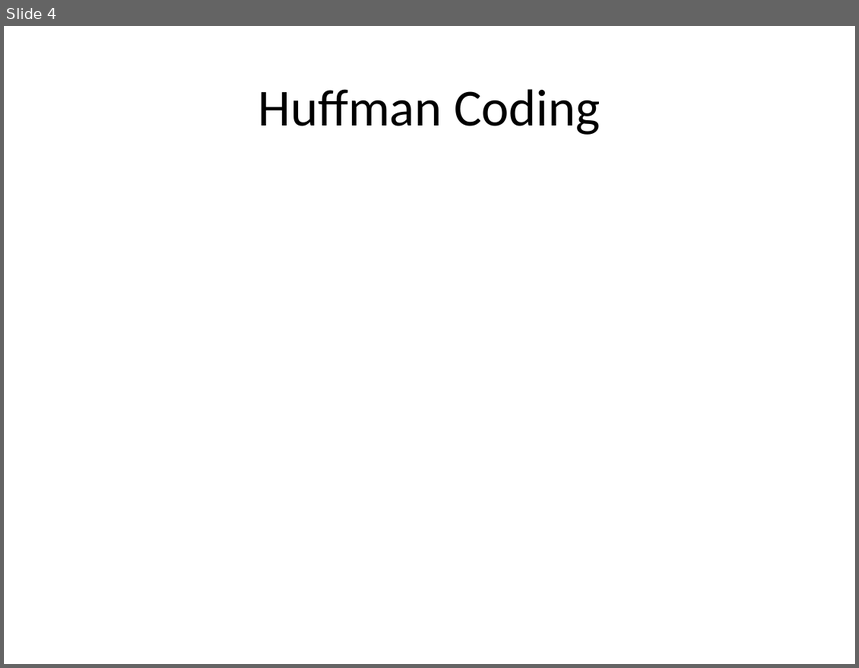
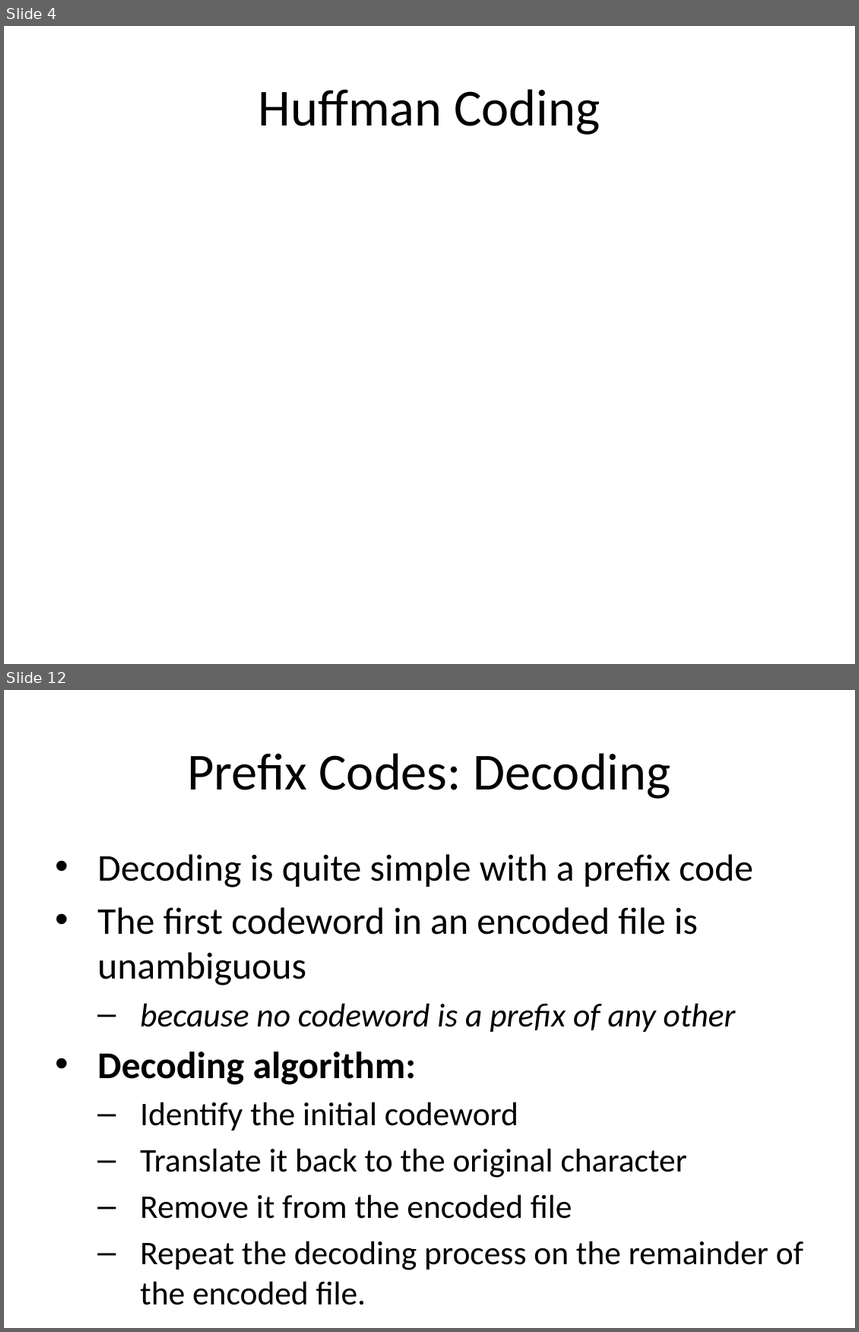
Before and after one commit to ucoruh/ce100-algorithms-and-programming-II, a slide deck: docs/week-9/ce100-week-9-huffman.en.md_word.pptx. Shown one above the other, each under a label of ours: slide 4 before the commit, slides 4 and 12 after it; the slides between them are not shown. The pictures are 859x668 and 859x1332 pixels, drawn with LibreOffice and Linux fonts; fonts in the diff are those of the drawing. Boxes give left, top, right and bottom in pixels: in the first picture for what was removed or moved away, otherwise in the second. Text is boxed around its words. In the diff, an @@ line names an element or a change of style, - is before the commit and + after.

```diff
--- a/docs/week-9/ce100-week-9-huffman.en.md_word.pptx
+++ b/docs/week-9/ce100-week-9-huffman.en.md_word.pptx
@@ slide 12 added at box(4, 690, 855, 1328), background #FFFFFF @@
@@ title added at box(187, 753, 671, 799), 44 pt, text #000000 @@
+Prefix Codes: Decoding
@@ text added at box(97, 854, 804, 1271), 28 pt, text #000000 @@
+• Decoding is quite simple with a prefix code
+• The first codeword in an encoded file is unambiguous
+  – because no codeword is a prefix of any other
+• Decoding algorithm:
+  – Identify the initial codeword
+  – Translate it back to the original character
+  – Remove it from the encoded file
+  – Repeat the decoding process on the remainder of the encoded file.
```
Also in this commit, not shown: 1 slide changed, 46 other slides added, 1 slide removed, 29 other files.
